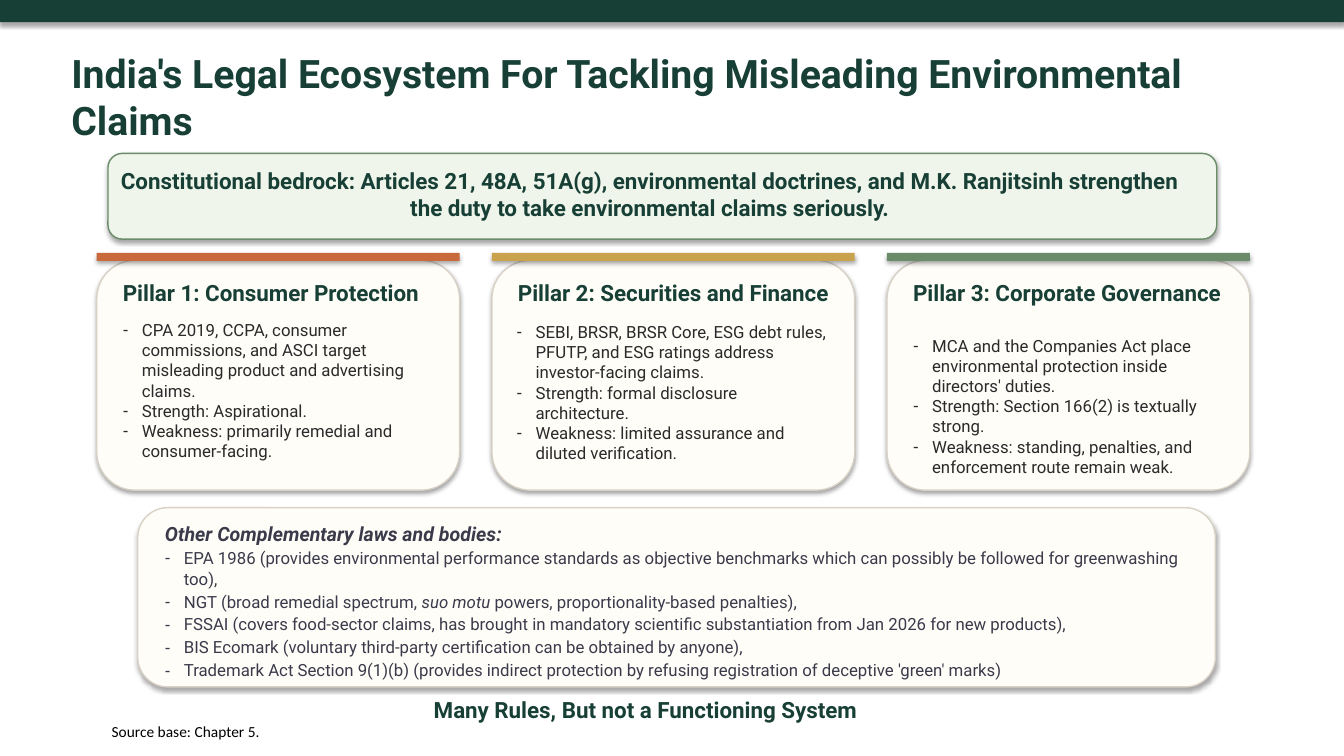
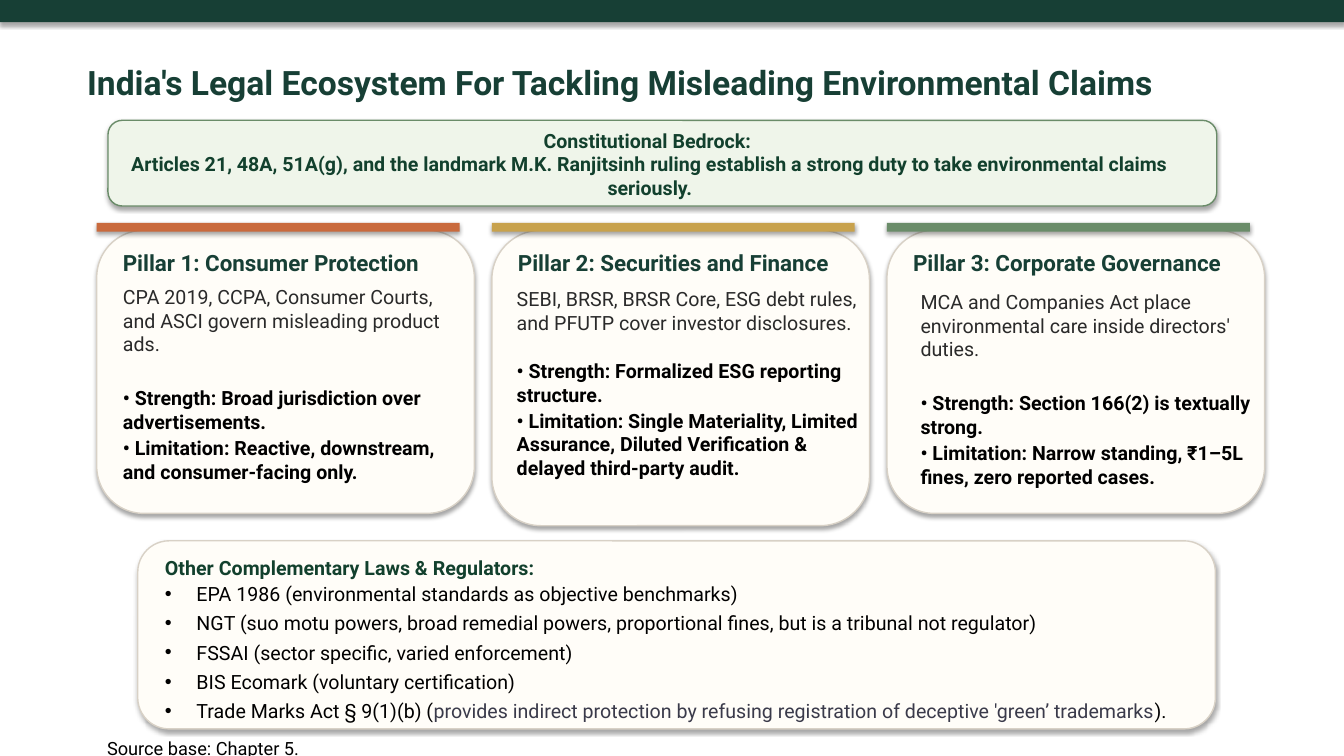
Before and after one commit to atul516/Final-VIva, a slide deck: slide 11 of Thesis Defence Presentation Final.pptx. Drawn at 1344x756 pixels with LibreOffice and Linux fonts; fonts in the diff are those of the drawing. Boxes give left, top, right and bottom in pixels: in the first picture for what was removed or moved away, otherwise in the second. Text is boxed around its words. In the diff, an @@ line names an element or a change of style, - is before the commit and + after.

Commit message:
feat: add thesis text content and update presentation slides for defense

```diff
--- a/Thesis Defence Presentation Final.pptx
+++ b/Thesis Defence Presentation Final.pptx
@@ text "India's Legal Ecosystem For Tackling ...": place and size @@
-text "India's Legal Ecosystem For Tackling ..." at [71,58,1181,136]
+text "India's Legal Ecosystem For Tackling ..." at [87,69,1152,102]
@@ text "India's Legal Ecosystem For Tackling ..." at [87,69,1152,102]: size 28 to 24 pt @@
@@ rounded rectangle: place and size @@
-rounded rectangle at [108,153,1217,239]
+rounded rectangle at [108,120,1217,206]
@@ text at [131,133,1167,199]: text changed; size 16 to 14 pt; text colour #173F35 to #12402D @@
-Constitutional bedrock: Articles 21, 48A, 51A(g), environmental doctrines, and M.K. Ranjitsinh strengthen the duty to take environmental claims seriously.
+Constitutional Bedrock:
+Articles 21, 48A, 51A(g), and the landmark M.K. Ranjitsinh ruling establish a strong duty to take environmental claims seriously.
@@ rounded rectangle: place and size @@
-rounded rectangle at [97,260,460,490]
+rounded rectangle at [97,230,475,513]
@@ rounded rectangle: place and size @@
-rounded rectangle at [492,260,855,490]
+rounded rectangle at [492,230,870,525]
@@ 3 texts, 3 rectangles: place and size @@
-3 texts, 3 rectangles at [97,253,1250,306]
+3 texts, 3 rectangles at [97,223,1250,276]
@@ rounded rectangle: place and size @@
-rounded rectangle at [887,260,1250,490]
+rounded rectangle at [887,230,1265,513]
@@ text at [123,290,440,483]: text changed; size 12 to 14 pt; text colour #2A2A2A to #000000; bold on @@
-– CPA 2019, CCPA, consumer commissions, and ASCI target misleading product and advertising claims.
-– Strength: Aspirational.
-– Weakness: primarily remedial and consumer-facing.
+CPA 2019, CCPA, Consumer Courts, and ASCI govern misleading product ads.
+• Strength: Broad jurisdiction over advertisements.
+• Limitation: Reactive, downstream, and consumer-facing only.
@@ text at [517,291,857,479]: text changed; size 12 to 14 pt; text colour #2A2A2A to #000000; bold on @@
-– SEBI, BRSR, BRSR Core, ESG debt rules, PFUTP, and ESG ratings address investor-facing claims.
-– Strength: formal disclosure architecture.
-– Weakness: limited assurance and diluted verification.
+SEBI, BRSR, BRSR Core, ESG debt rules, and PFUTP cover investor disclosures.
+• Strength: Formalized ESG reporting structure.
+• Limitation: Single Materiality, Limited Assurance, Diluted Verification & delayed third-party audit.
@@ text at [921,294,1251,488]: text changed; size 12 to 14 pt; text colour #2A2A2A to #000000; bold on @@
-– MCA and the Companies Act place environmental protection inside directors' duties.
-– Strength: Section 166(2) is textually strong.
-– Weakness: standing, penalties, and enforcement route remain weak.
+MCA and Companies Act place environmental care inside directors' duties.
+• Strength: Section 166(2) is textually strong.
+• Limitation: Narrow standing, ₹1–5L fines, zero reported cases.
@@ rounded rectangle: place and size @@
-rounded rectangle at [138,508,1216,688]
+rounded rectangle at [138,541,1216,730]
@@ text at [165,560,1166,723]: text changed; size 12 to 14 pt; text colour #3A3A4A to #000000 @@
-Other Complementary laws and bodies:
-– EPA 1986 (provides environmental performance standards as objective benchmarks which can possibly be followed for greenwashing too),
-– NGT (broad remedial spectrum, suo motu powers, proportionality-based penalties),
-– FSSAI (covers food-sector claims, has brought in mandatory scientific substantiation from Jan 2026 for new products),
-– BIS Ecomark (voluntary third-party certification can be obtained by anyone),
-– Trademark Act Section 9(1)(b) (provides indirect protection by refusing registration of deceptive 'green' marks)
+Other Complementary Laws & Regulators:
+• EPA 1986 (environmental standards as objective benchmarks)
+• NGT (suo motu powers, broad remedial powers, proportional fines, but is a tribunal not regulator)
+• FSSAI (sector specific, varied enforcement)
+• BIS Ecomark (voluntary certification)
+• Trade Marks Act § 9(1)(b) (provides indirect protection by refusing registration of deceptive 'green’ trademarks).
@@ text removed at [434,701,856,723] @@
-Many Rules, But not a Functioning System
@@ text "Source base: Chapter 5.": place and size @@
-text "Source base: Chapter 5." at [112,726,260,740]
+text "Source base: Chapter 5." at [107,741,299,756]
@@ text "Source base: Chapter 5." at [107,741,299,756]: size 11 to 13 pt, font Calibri to Roboto @@
```
Also in this commit, not shown: 22 other slides changed, 1 other file.
